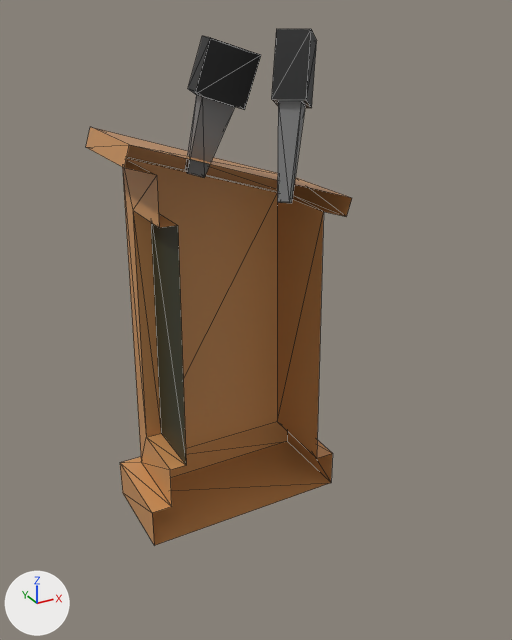
Before and after pictures for a commit that changed the glTF model Assets/Models/podium.glb.
The view is the same before and after, from a 50 mm lens placed at (-2.56, -4.8, 3.25), pointed at (0.05, -0.07, 0.89). The axes (+X, +Y, +Z) are drawn at lower left. The lights are the same throughout. Mesh edges are drawn as thin lines. Where no turn or scale is listed for an object, it has been applied to the vertices. Vertices at the same position are counted once.
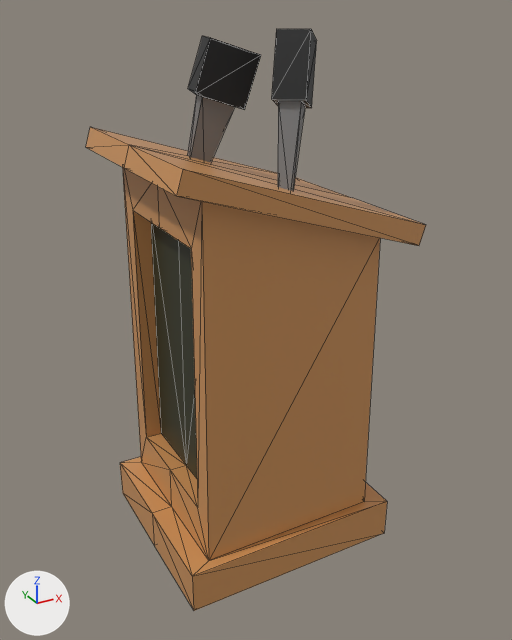
The change in detail:
me_cube is used by ob_cube; location (0.0, 0.0, 0.0).
me_cube had 32 vertices, 46 faces and spanned x -0.96..1.01, y 0.0..0.93, z -1.12..2.39.
me_cube now has 48 vertices, 92 faces and spans x -0.96..1.01, y -0.93..0.93, z -1.12..2.39.
Part 1, on me_cube:
16 vertices are added at x -0.96..1.01, y -0.93..-0.58, z -1.12..2.39.
44 new faces join them, mat_material (orange #cc9158).
2 new faces join them, mat_material_001 (dark green #323522).

Changed parts and their boxes (x1, y1, x2, y2) in the pictures (512 x 640 px):
'Cube', reshaped (28% wider, 16% taller): before (86, 127, 352, 545); after (86, 127, 426, 611)
part 1 of me_cube, added: after (125, 145, 426, 611)
